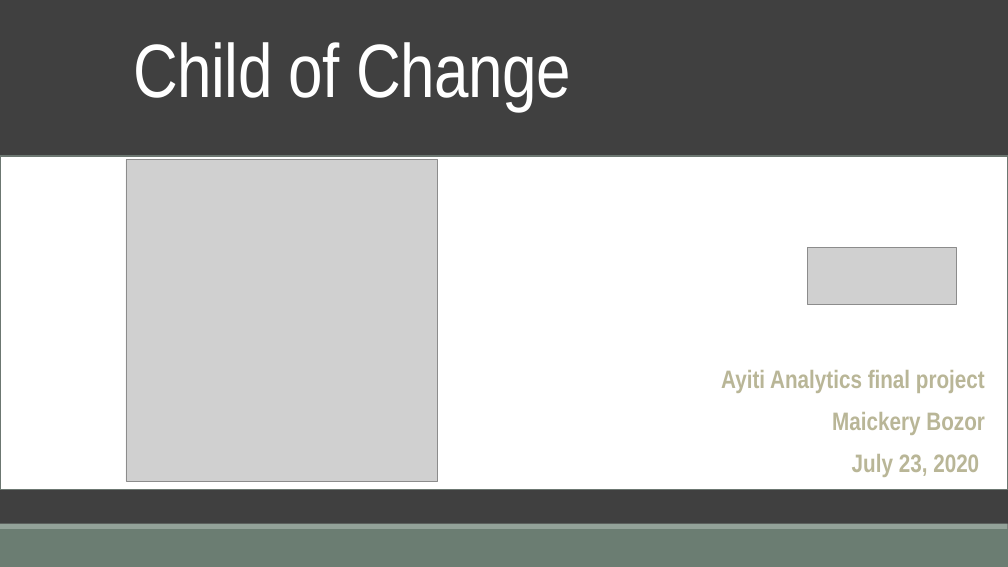
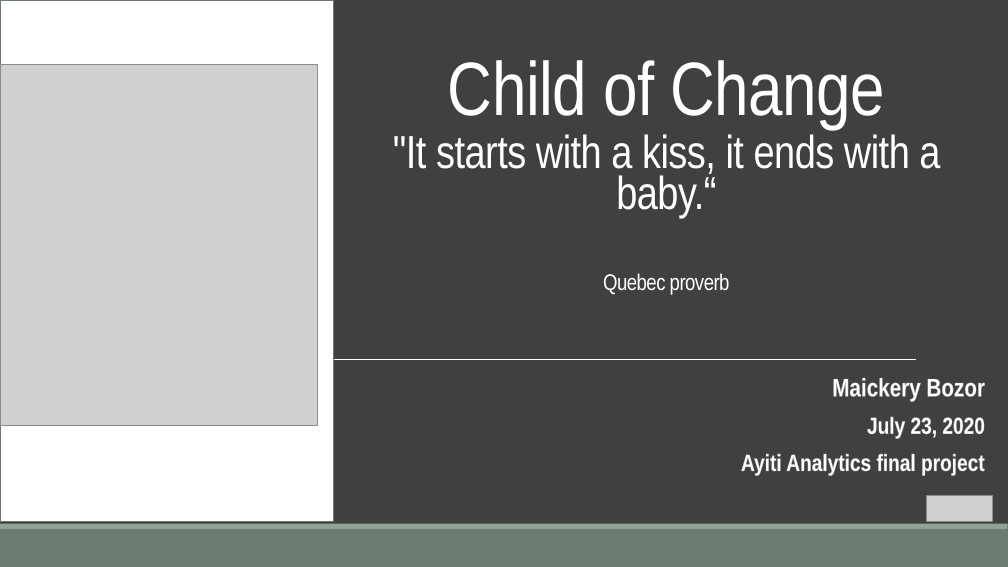
Before and after one commit to Maickery/Child_of_change, a slide deck: slide 1 of Result/Presentation.pptx. Drawn at 1008x567 pixels with LibreOffice and Linux fonts; fonts in the diff are those of the drawing; grey boxes stand for pictures. Boxes give left, top, right and bottom in pixels: in the first picture for what was removed or moved away, otherwise in the second. Text is boxed around its words. In the diff, an @@ line names an element or a change of style, - is before the commit and + after.

```diff
--- a/Result/Presentation.pptx
+++ b/Result/Presentation.pptx
@@ rectangle: place and size @@
-rectangle at box(0, 157, 1008, 490)
+rectangle at box(0, 0, 333, 521)
@@ title "Child of Change": place and size @@
-title "Child of Change" at box(134, 42, 570, 112)
+title "Child of Change" at box(448, 60, 884, 129)
@@ title "Child of Change" at box(448, 60, 884, 129): alignment left to centre @@
@@ picture: place and size @@
-picture at box(126, 160, 437, 481)
+picture at box(0, 64, 318, 425)
@@ text added at box(393, 134, 940, 295), 44.1 pt, text #FFFFFF @@
+"It starts with a kiss, it ends with a baby.“
+Quebec proverb
@@ line added from (100, 359) to (917, 359), #FFFFFF 0.5 pt @@
@@ subtitle "Maickery Bozor": place and size @@
-subtitle "Maickery Bozor" at box(721, 370, 985, 477)
+subtitle "Maickery Bozor" at box(741, 378, 985, 475)
@@ subtitle at box(721, 370, 985, 393): paragraph removed @@
-Ayiti Analytics final project
@@ subtitle at box(832, 378, 985, 438): size 24 to 24.1 pt in "Maickery Bozor"; text colour gradient #848058 to #B9B697 to #E8E7DC to #FFFFFF, letter outline #848058 1 pt to #A6A6A6 0.75 pt in "Maickery Bozor", "July 23, 2020"; size 24 to 22.2 pt in "July 23, 2020"; line spacing 0.9 to 0.8 @@
@@ subtitle at box(741, 454, 985, 475): paragraph added @@
+Ayiti Analytics final project
@@ picture: place and size @@
-picture at box(808, 247, 957, 304)
+picture at box(926, 496, 993, 522)
```
Also in this commit, not shown: 1 other slide changed, 5 slides added, 1 other file.
